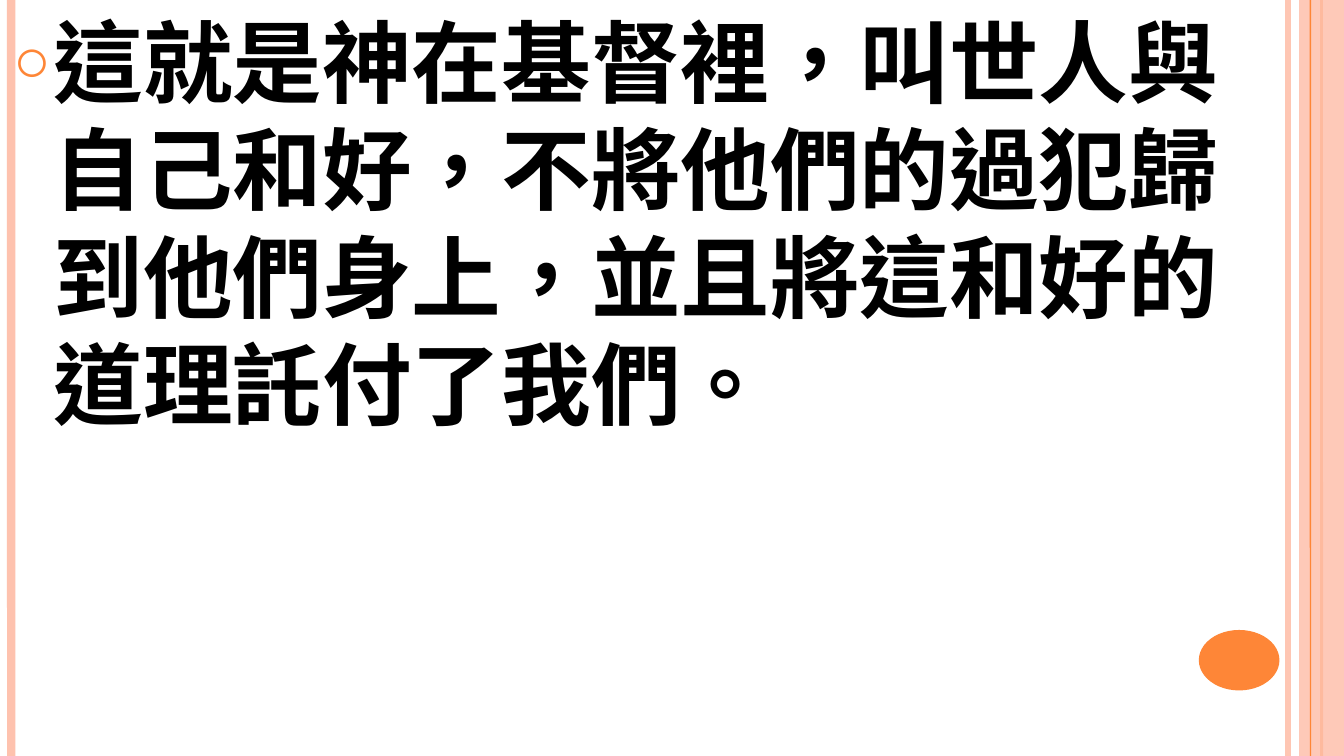
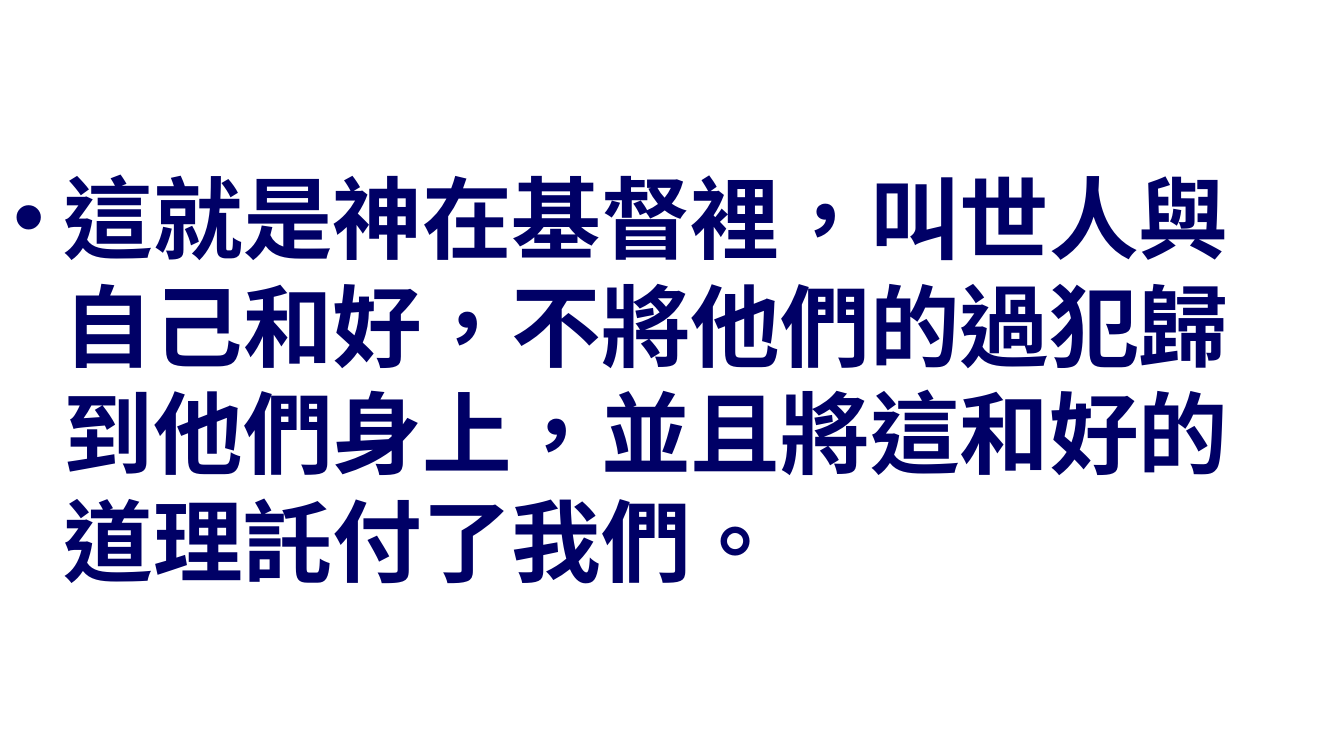
Before and after one commit to batisuoc/worship-resources, a slide deck: slide 5 of 28普世宣教.pptx. Drawn at 1344x756 pixels with LibreOffice and Linux fonts; fonts in the diff are those of the drawing; background and template pictures are left out. Boxes give left, top, right and bottom in pixels: in the first picture for what was removed or moved away, otherwise in the second. Text is boxed around its words. In the diff, an @@ line names an element or a change of style, - is before the commit and + after.

```diff
--- a/28普世宣教.pptx
+++ b/28普世宣教.pptx
@@ text "這就是神在基督裡，叫世人與自己和好，不將他們的過犯歸到他們身上，並且將這和好的道理託付了我們。" at [64,174,1229,584]: font Cambria to Noto Sans CJK TC, text colour #000000 to #000066; bullet ○ to •; more space between paragraphs; vertical alignment top to middle @@
@@ line removed from (11, 0) to (11, 755) @@
@@ line removed from (1288, 0) to (1288, 755) @@
@@ rectangle removed at [1300,0,1344,755] @@
@@ line removed from (1310, 0) to (1310, 755) @@
@@ line removed from (1321, 0) to (1321, 755) @@
@@ ellipse removed at [1199,630,1279,691] @@
```
Also in this commit, not shown: 6 other slides changed, 1 other file.
